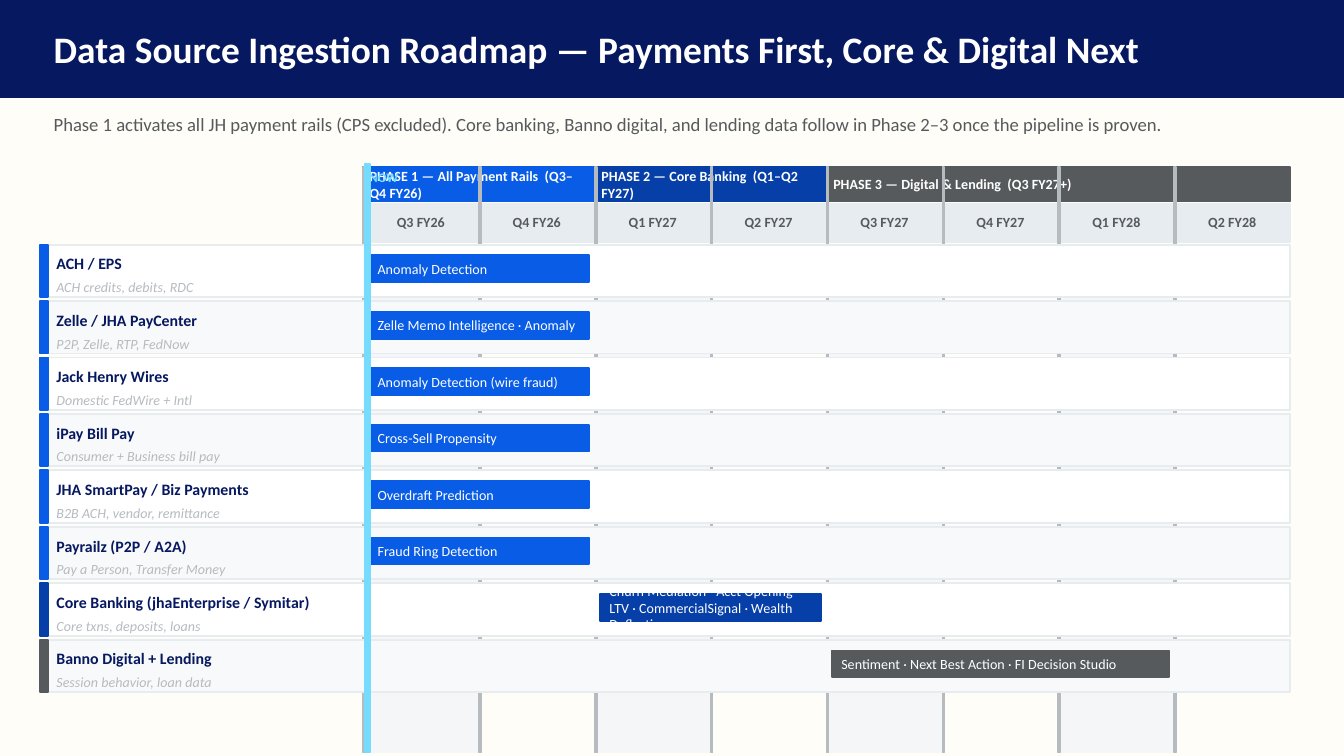
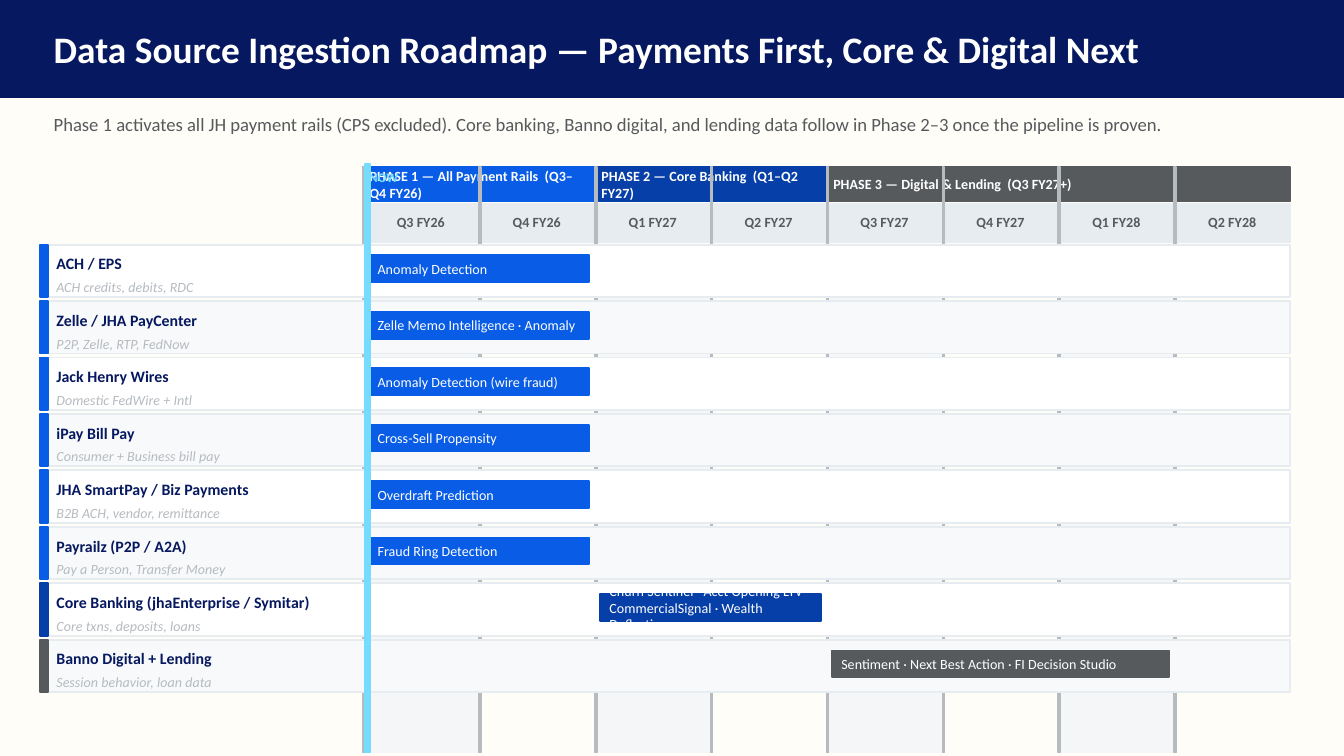
Before and after one commit to MonkeyWrenchGang/jhai_presentations, a slide deck: slide 21 of JH_DS_Strategy_JHBI.pptx. Drawn at 1344x756 pixels with LibreOffice and Linux fonts; fonts in the diff are those of the drawing. Boxes give left, top, right and bottom in pixels: in the first picture for what was removed or moved away, otherwise in the second. Text is boxed around its words. In the diff, an @@ line names an element or a change of style, - is before the commit and + after.

Commit message:
Rename to Churn Sentinel; add two-phase ACH-first signal story
- Renamed Attrition/Churn Mediation → Churn Sentinel throughout
- Detail slide rewritten: Phase 1 = ACH direct deposit monitoring,
  Phase 2 = core banking + Banno digital signal enrichment
- App Delivery Gantt: split into Churn Sentinel (Phase 1 ACH) and
  Churn Sentinel+ (Phase 2 Core+Digital) rows
- Phased Roadmap Phase 1 bullets: ACH pipeline ingestion + Sentinel launch
- Phased Roadmap Phase 2: Churn Sentinel+ chip added, bullets updated
- Next Steps: updated scoping item to ACH pipeline + DD monitoring spec
- Metric 3 updated to Q3 FY26 Phase 1 target

```diff
--- a/JH_DS_Strategy_JHBI.pptx
+++ b/JH_DS_Strategy_JHBI.pptx
@@ text at [609,593,803,622]: text changed @@
-Churn Mediation · Acct Opening LTV · CommercialSignal · Wealth Deflection
+Churn Sentinel · Acct Opening LTV · CommercialSignal · Wealth Deflection
```
Also in this commit, not shown: 8 other slides changed, 1 other file.
